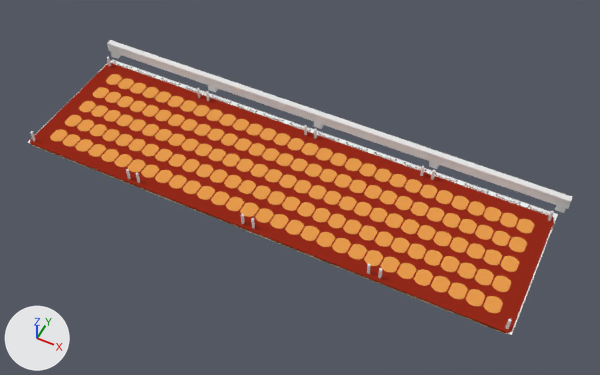
What one commit did to the Blender file blender/SP_0072_V9.blend.
Camera for both pictures: a camera (50 mm lens) standing at (0.302, -0.555, 0.686) and looking at (0.022, 0.004, -0.013). The lights are fixed; the arrows at lower left show +X, +Y and +Z. The same objects are shown in both versions, whatever each file hides.

The scene before the commit, as lines of its bpy script (objects in view):
```python
ob_b_keyboardveneer = bpy.data.objects.new('B_KeyBoardVeneer', cu_b_surfaceveneer)
ob_b_keyboardveneer.parent = ob_b_keyboard_veneer
ob_b_keyboardveneer.location = (0.0, 0.0, -0.0075)
ob_piezocirciut_001 = bpy.data.objects.new('PiezoCirciut.001', me_plane_003)
ob_piezocirciut_001.parent = ob_e_circuits
ob_piezocirciut_001.location = (-0.00617, 0.0755, -0.544)
ob_sandwich_peg = bpy.data.objects.new('Sandwich_Peg', cu_beziercircle_007)
ob_sandwich_peg.location = (-0.0063, 0.0756, -0.001)
# also in view: 'PiezoCUT_5er' at (0.0, 0.0, -0.004); 'CentralSpine' at (0.0, 0.098, 0.007); 'KeyBoard_NaturalGum' at (0.0, 0.0, -0.005)
```
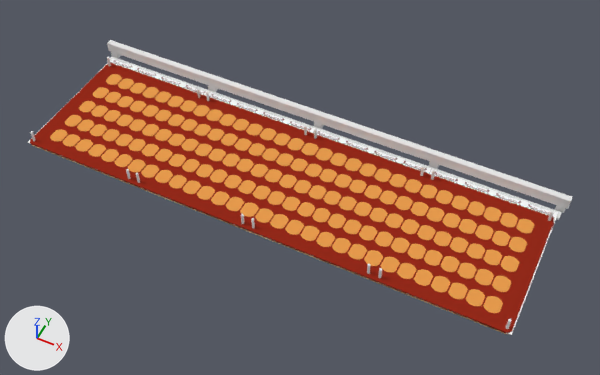
The change in detail:
me_plane_003 has 6 vertices, 2 faces and spans x 0.152..0.298, y -0.157..0.015, z 0.537..0.539.
me_plane_003 is used by ob_piezocirciut_001; parent ob_e_circuits; location (-0.00617, 0.0755, -0.544).
me_plane_003 part 1: the whole mesh is scaled about its middle by (1, 1, -2.36e-05), then moved by (0.0, 0.0, 0.001).
Mesh me_cube_001 is new.
It is a box spanning x -1.0..1.0, y -1.0..1.0, z -1.0..1.0.
Object 'FoilSupport' (ob_foilsupport) is new; it shows me_cube_001.
Its location is (0.0, 0.088, -0.0071).
Its scale is (0.295, 0.005, 0.0015).

Boxes (x1, y1, x2, y2) around the edits, measured in the pictures (600 x 375 px; the box of a moved part takes in the faces that stretch with it):
'PiezoCirciut.001', mesh rescaled: before (28, 60, 558, 335); after (28, 58, 559, 335)
'FoilSupport', added: after (110, 57, 562, 220)
part 1 of me_plane_003, moved or reshaped: before (110, 60, 558, 219); after (110, 58, 559, 219)
